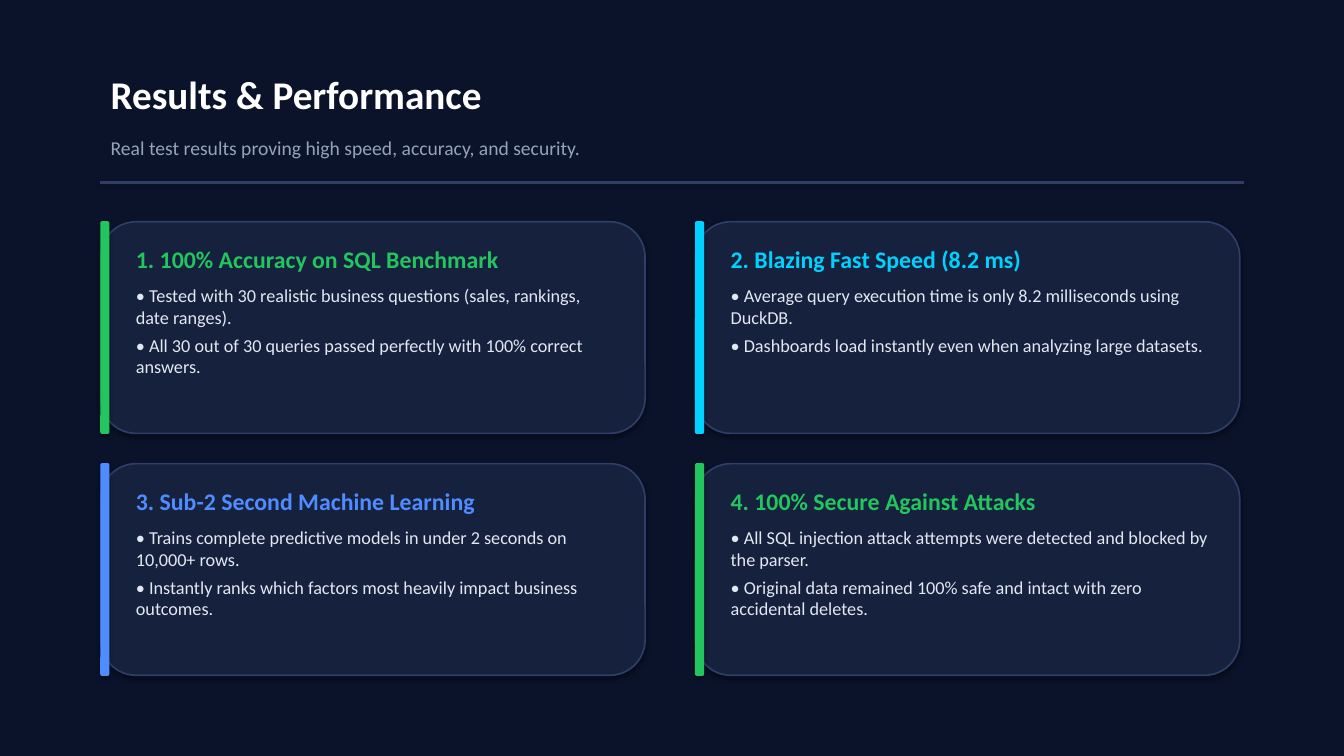
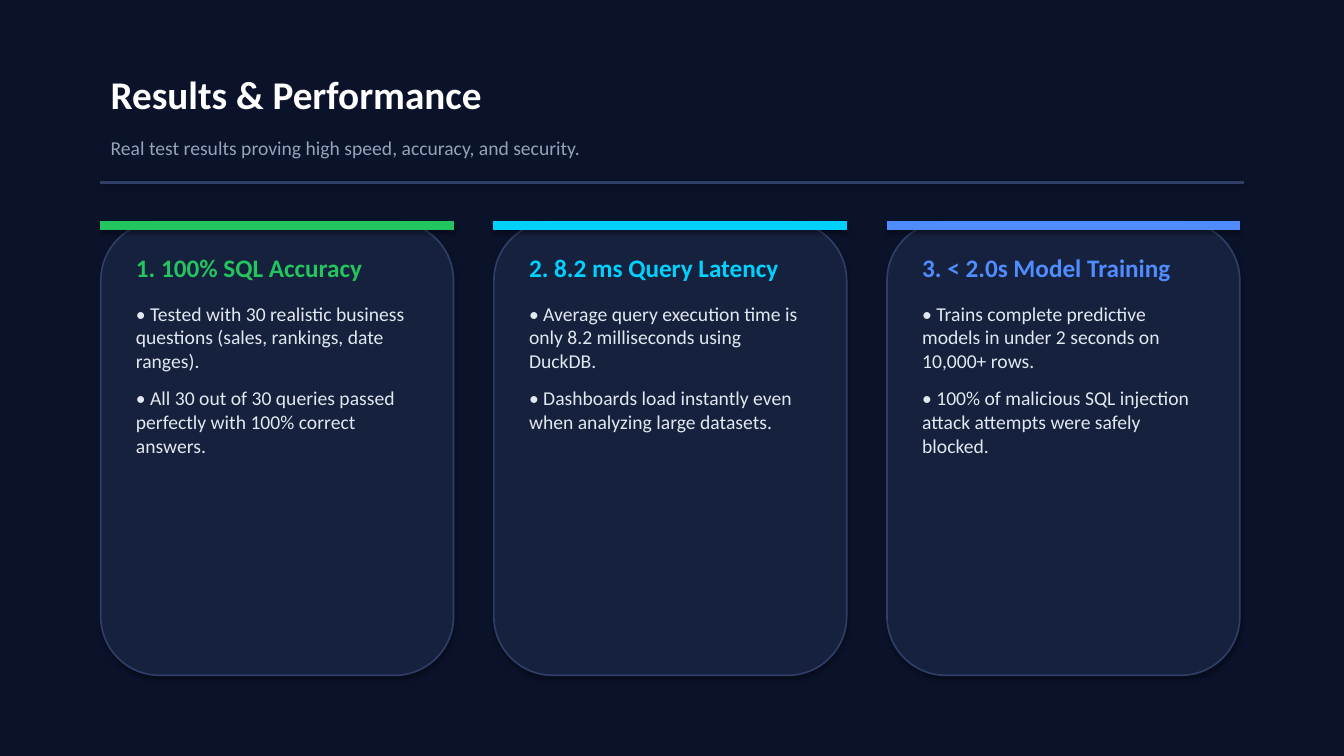
Before and after one commit to bommisettydattasaimanikanta/insightX-ai, a slide deck: slide 7 of InsightX_AI_Project_Presentation.pptx. Drawn at 1344x756 pixels with LibreOffice and Linux fonts; fonts in the diff are those of the drawing. Boxes give left, top, right and bottom in pixels: in the first picture for what was removed or moved away, otherwise in the second. Text is boxed around its words. In the diff, an @@ line names an element or a change of style, - is before the commit and + after.

```diff
--- a/InsightX_AI_Project_Presentation.pptx
+++ b/InsightX_AI_Project_Presentation.pptx
@@ rounded rectangle: place and size @@
-rounded rectangle at <box>101,222,645,434</box>
+rounded rectangle at <box>101,222,454,676</box>
@@ rounded rectangle removed at <box>101,222,109,434</box> @@
@@ rectangle added at <box>101,222,454,230</box>, fill #22C55E, outline #22C55E 0.75 pt @@
@@ rounded rectangle: place and size @@
-rounded rectangle at <box>696,222,1240,434</box>
+rounded rectangle at <box>494,222,847,676</box>
@@ rectangle added at <box>494,222,847,230</box>, fill #00D2FF, outline #00D2FF 0.75 pt @@
@@ rounded rectangle removed at <box>696,222,704,434</box> @@
@@ rounded rectangle: place and size @@
-rounded rectangle at <box>101,464,645,676</box>
+rounded rectangle at <box>887,222,1240,676</box>
@@ rectangle added at <box>887,222,1240,230</box>, fill #4F8CFF, outline #4F8CFF 0.75 pt @@
@@ text "1. 100% SQL Accuracy": place and size @@
-text "1. 100% SQL Accuracy" at <box>136,251,582,373</box>
+text "1. 100% SQL Accuracy" at <box>136,259,404,453</box>
@@ text at <box>136,259,362,281</box>: text changed; size 17 to 18 pt @@
-1. 100% Accuracy on SQL Benchmark
+1. 100% SQL Accuracy
@@ text "2. 8.2 ms Query Latency": place and size @@
-text "2. 8.2 ms Query Latency" at <box>731,250,1202,355</box>
+text "2. 8.2 ms Query Latency" at <box>529,259,797,433</box>
@@ text at <box>529,259,778,281</box>: text changed; size 17 to 18 pt @@
-2. Blazing Fast Speed (8.2 ms)
+2. 8.2 ms Query Latency
@@ text "3. < 2.0s Model Training": place and size @@
-text "3. < 2.0s Model Training" at <box>136,493,577,615</box>
+text "3. < 2.0s Model Training" at <box>922,259,1189,453</box>
@@ text at <box>922,259,1170,282</box>: text changed; size 17 to 18 pt @@
-3. Sub-2 Second Machine Learning
+3. < 2.0s Model Training
@@ text at <box>136,307,404,453</box>: size 13 to 14 pt in "• Tested with 30 realistic business questions ...", "• All 30 out of 30 queries ..."; more space between paragraphs @@
@@ text at <box>529,307,797,433</box>: size 13 to 14 pt in "• Average query execution time is only ...", "• Dashboards load instantly even when analyzing ..."; more space between paragraphs @@
@@ text at <box>922,307,1160,370</box>: size 13 to 14 pt in "• Trains complete predictive models in under ..."; more space between paragraphs @@
@@ text at <box>922,391,1189,453</box>: text changed; size 13 to 14 pt @@
-• Instantly ranks which factors most heavily impact business outcomes.
+• 100% of malicious SQL injection attack attempts were safely blocked.
@@ rounded rectangle removed at <box>101,464,109,676</box> @@
@@ rounded rectangle removed at <box>696,464,1240,676</box> @@
@@ rounded rectangle removed at <box>696,464,704,676</box> @@
@@ text removed at <box>731,493,1208,615</box> @@
-4. 100% Secure Against Attacks
-• All SQL injection attack attempts were detected and blocked by the parser.
-• Original data remained 100% safe and intact with zero accidental deletes.
```
Also in this commit, not shown: 9 other slides changed, 2 other files.
